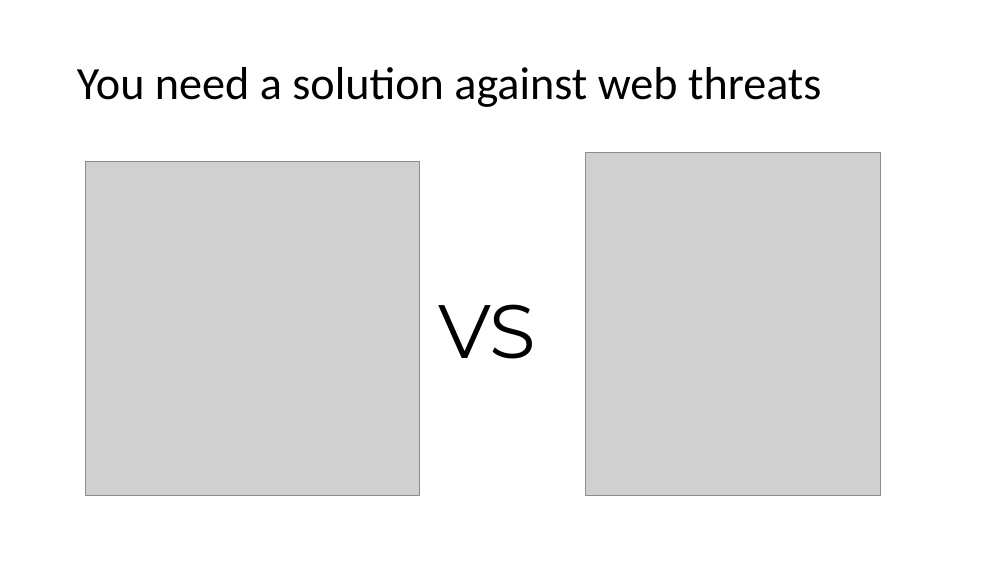
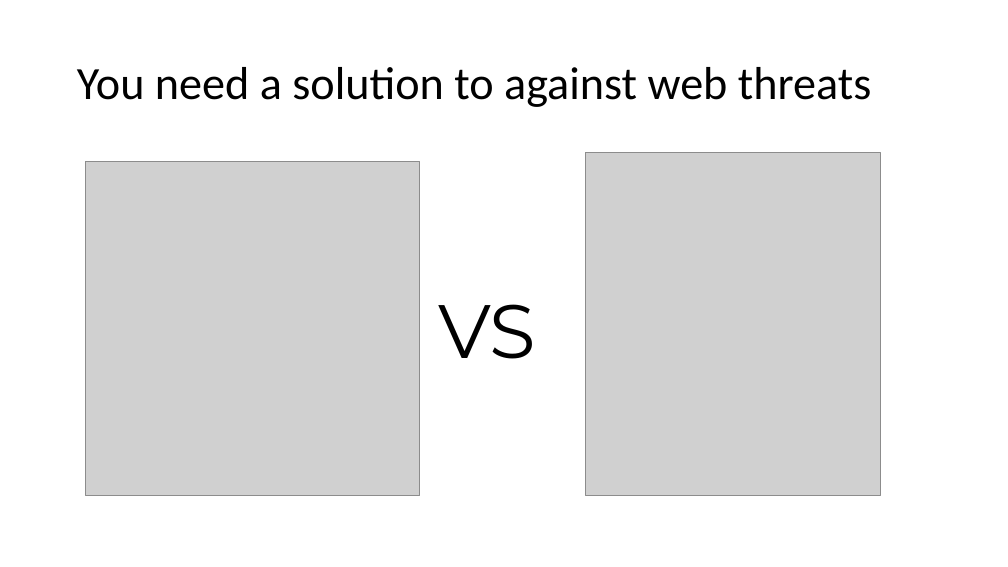
Before and after one commit to jacqbb/webscan, a slide deck: slide 8 of urlinfo_presentation.pptx (slide 7 before the commit). Drawn at 1008x567 pixels with LibreOffice and Linux fonts; fonts in the diff are those of the drawing; grey boxes stand for pictures; background and template pictures are left out. Boxes give left, top, right and bottom in pixels: in the first picture for what was removed or moved away, otherwise in the second. Text is boxed around its words. In the diff, an @@ line names an element or a change of style, - is before the commit and + after.

```diff
--- a/urlinfo_presentation.pptx
+++ b/urlinfo_presentation.pptx
@@ title at box(77, 67, 871, 107): text changed @@
-You need a solution against web threats
+You need a solution to against web threats
```
Also in this commit, not shown: 15 other slides changed, 12 slides added, 7 slides removed, 41 other files.
